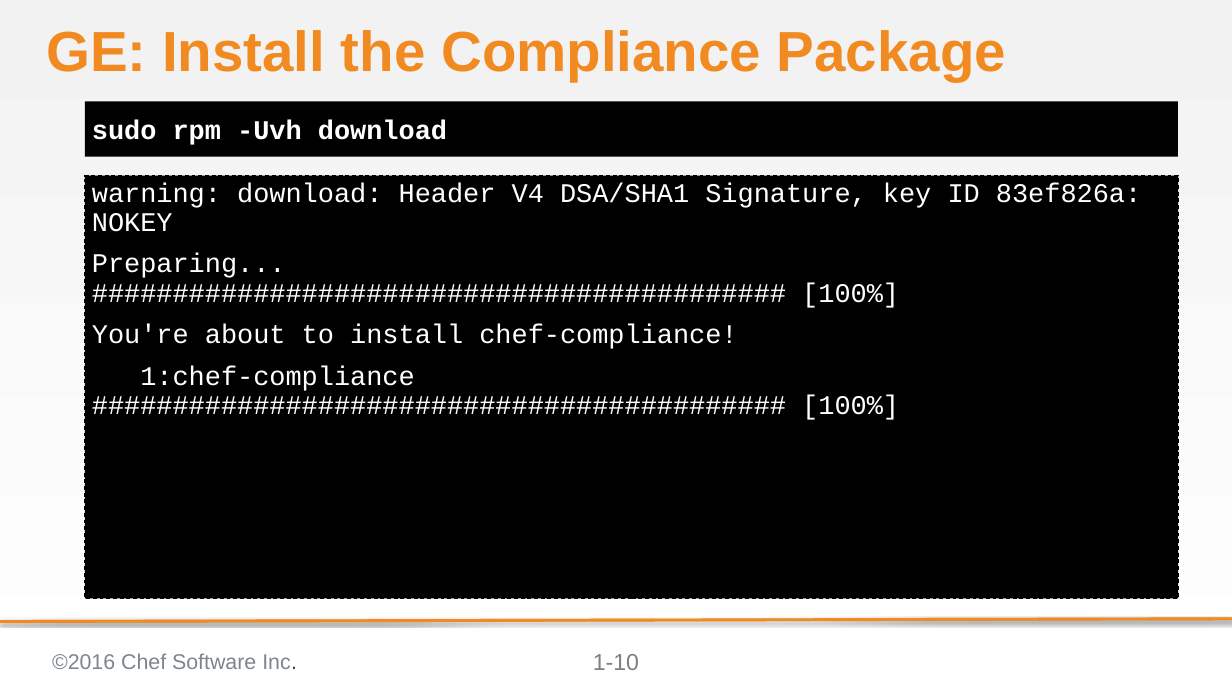
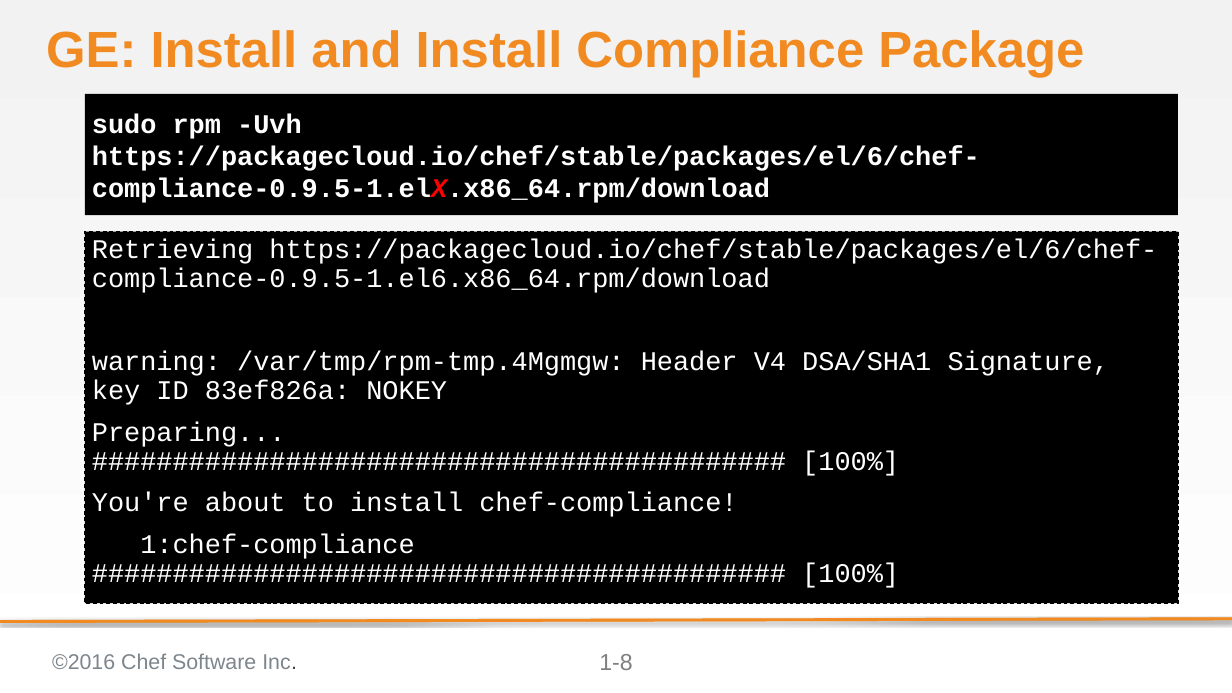
Before and after one commit to bchamby/chef-compliance-installation-configuration-operation, a slide deck: slide 8 of 02-Install.pptx (slide 10 before the commit). Drawn at 1232x693 pixels with LibreOffice and Linux fonts; fonts in the diff are those of the drawing; background and template pictures are left out. Boxes give left, top, right and bottom in pixels: in the first picture for what was removed or moved away, otherwise in the second. Text is boxed around its words. In the diff, an @@ line names an element or a change of style, - is before the commit and + after.

Commit message:
Reworked install exercise to not use wget

```diff
--- a/02-Install.pptx
+++ b/02-Install.pptx
@@ title at [46, 30, 1084, 77]: text changed; size 58.7 to 52.8 pt @@
-GE: Install the Compliance Package
+GE: Install and Install Compliance Package
@@ text "sudo rpm -Uvh https://packagecloud.io/chef/stable/packages/e ...": place and size @@
-text "sudo rpm -Uvh https://packagecloud.io/chef/stable/packages/e ..." at [85, 101, 1178, 157]
+text "sudo rpm -Uvh https://packagecloud.io/chef/stable/packages/e ..." at [85, 94, 1178, 215]
@@ text at [92, 114, 980, 203]: text changed @@
-sudo rpm -Uvh download
+sudo rpm -Uvh https://packagecloud.io/chef/stable/packages/el/6/chef-compliance-0.9.5-1.elX.x86_64.rpm/download
@@ text "Retrieving https://packagecloud.io/chef/stable/packages/el/6 ...": place and size @@
-text "Retrieving https://packagecloud.io/chef/stable/packages/el/6 ..." at [85, 175, 1178, 598]
+text "Retrieving https://packagecloud.io/chef/stable/packages/el/6 ..." at [85, 231, 1178, 603]
@@ text at [92, 239, 1157, 405]: text changed @@
-warning: download: Header V4 DSA/SHA1 Signature, key ID 83ef826a: NOKEY
+Retrieving https://packagecloud.io/chef/stable/packages/el/6/chef-compliance-0.9.5-1.el6.x86_64.rpm/download
+warning: /var/tmp/rpm-tmp.4Mgmgw: Header V4 DSA/SHA1 Signature, key ID 83ef826a: NOKEY
@@ page number at [599, 654, 632, 670]: text changed @@
-1-10
+1-8
```
Also in this commit, not shown: 3 other slides changed, 1 slide added, 6 slides removed.
